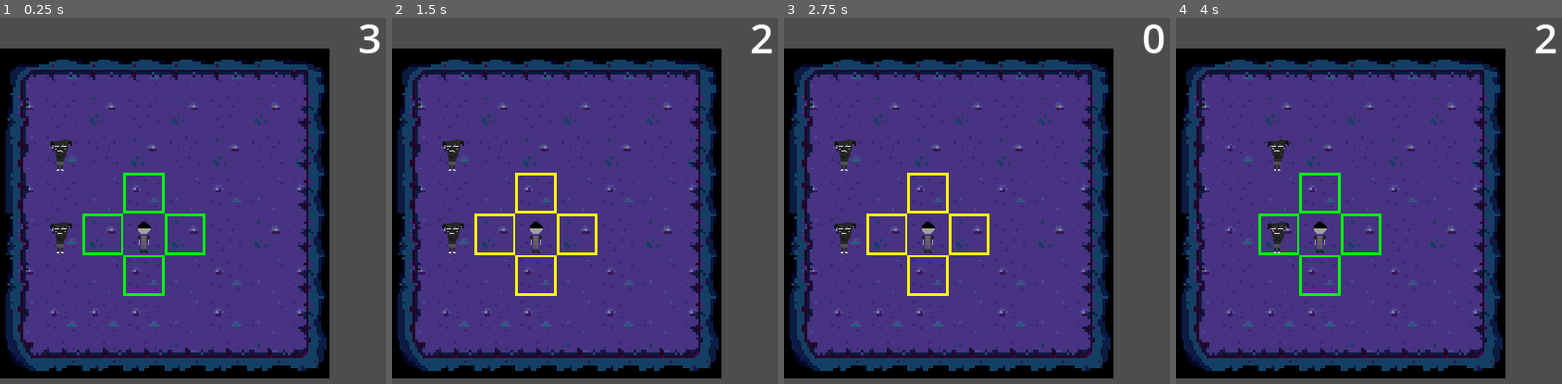
Above: before the commit, frames 1-4 (left to right).
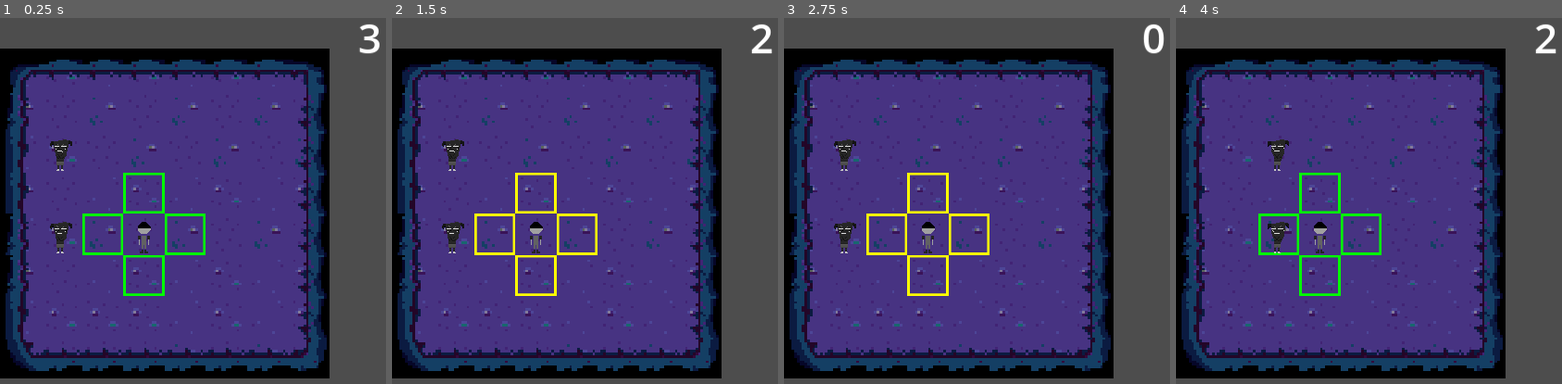
Above: after the commit, the same moments.

Repository: x8c8r/icojam2023
Game: Godot game, scene res://Scenes/InitScene.tscn
The game is run twice, just before and just after one commit, with the same random seed, the same clock (stepped at 60 frames per second) and the same inputs.
Inputs (mouse positions are in pixels of both pictures, inside the frame that each line leads up to):
- Up to frame 1 (0.25 s): no input
- Up to frame 2 (1.5 s): tap Enter at 0.5 s; move the mouse to (outside the picture) at 0.52 s; click (outside the picture) at 0.6 s; click (outside the picture) at 1.25 s; move the mouse to (615, 237) at 1.27 s; tap A (action_toggle_move_attack) at 1.35 s
- Up to frame 3 (2.75 s): click (1007, 237) at 1.55 s; click (1007, 237) at 2 s; move the mouse to (outside the picture) at 2.02 s; click (outside the picture) at 2.1 s
- Up to frame 4 (4 s): move the mouse to (1507, 299) at 2.77 s; click (1507, 299) at 2.85 s; click (1507, 299) at 3.5 s; move the mouse to (outside the picture) at 3.52 s; tap A (action_toggle_move_attack) at 3.6 s; click (outside the picture) at 3.8 s

The runs differ from the first frame. In frame 1, 0.2% of the frame differs, in the area x 21-53%, y 42-76%; in frame 2, 0.2%; in frame 3, 0.2%; in frame 4, 0.2%.

Commit message:
better everything

Diff:
--- a/Autoload/grid_helper.gd
+++ b/Autoload/grid_helper.gd
@@ -15,3 +15,6 @@
 			return false
 		else:
 			return true
+
+func get_movement_direction(tilemap:TileMap, target_pos:Vector2, current_pos:Vector2) -> Vector2i:
+	return target_pos - current_pos
--- a/DB/Items/base_sword.gd
+++ b/DB/Items/base_sword.gd
@@ -31,9 +31,4 @@
 			#print(len(EnemiesManager.enemies))
 			print("umm")
 			if GridHelper.get_cell_pos_in_tilemap(player.tilemap, enemy.position) == target:
-#				print("found a fucker")
-#				print(en)
-
 				enemy.take_damage(GameManager.get_player().attack_damage)
-				#GameManager.emit_signal("turn_ended")
-				GameManager.get_player().change_state(GameManager.get_player().entityState.MOVE)
--- a/Objects/Enemy/BaseEnemy.gd
+++ b/Objects/Enemy/BaseEnemy.gd
@@ -73,10 +73,9 @@
 	hp = level
 
 func take_damage(amount):
-	#print("ow")
-	hp -= 1
+	print("ow")
+	hp -= amount
 	if hp <= 0:
-		var newEnemyList = []
 #		EnemiesManager.enemies = EnemiesManager.enemies_targets[EnemiesManager.enemies_targets.find(self)]
 		$warning.hide()
 		EnemiesManager.enemies = EnemiesManager.enemies.filter(func(val): return val != self)
--- a/Objects/Player/player.gd
+++ b/Objects/Player/player.gd
@@ -7,28 +7,46 @@
 # MOVEMENT
 var move_tile_target:Vector2
 var prev_move_tile_target:Vector2 = move_tile_target
-@export var attack_damage = 1
+@export var attack_damage = 5
 
 ## OUTLINE
-@onready var outlines:Array = [$Icon, $Icon2, $Icon3, $Icon4]
+@onready var outlines:Array[Outline] = [$R_Out, $L_Out, $U_Out, $D_Out]
+var cur_outline:Outline
+var last_outline:Outline
+
 func color_outline() -> void:
 	match get_current_state():
 		entityState.MOVE:
 			for n in len(outlines):
-				var out:Sprite2D = outlines[n]
-				out.modulate = Color.GREEN
+				var out:Outline = outlines[n]
+				out.set_color(Color.GREEN)
 		entityState.ATTACK:
 			for n in len(outlines):
-				var out:Sprite2D = outlines[n]
-				out.modulate = Color.YELLOW
+				var out:Outline = outlines[n]
+				out.set_color(Color.YELLOW)
 
 func move_outline(target_pos:Vector2) -> void:
+	for outline in outlines:
+		outline.update(target_pos, position)
 
-	$Icon.visible = GridHelper.is_valid_movement($"../Collision", GridHelper.get_cell_pos_in_tilemap($"../Collision", position)+Vector2i.RIGHT, GridHelper.get_cell_pos_in_tilemap($"../Collision", position))
-	$Icon2.visible = GridHelper.is_valid_movement($"../Collision", GridHelper.get_cell_pos_in_tilemap($"../Collision", position)+Vector2i.LEFT, GridHelper.get_cell_pos_in_tilemap($"../Collision", position))
-	$Icon3.visible = GridHelper.is_valid_movement($"../Collision", GridHelper.get_cell_pos_in_tilemap($"../Collision", position)+Vector2i.DOWN, GridHelper.get_cell_pos_in_tilemap($"../Collision", position))
-	$Icon4.visible = GridHelper.is_valid_movement($"../Collision", GridHelper.get_cell_pos_in_tilemap($"../Collision", position)+Vector2i.UP, GridHelper.get_cell_pos_in_tilemap($"../Collision", position))
+func get_outline(dir:Vector2i) -> Outline:
+	match dir:
+		Vector2i.DOWN:
+			return $U_Out
+		Vector2i.UP:
+			return $D_Out
+		Vector2i.RIGHT:
+			return $L_Out
+		Vector2i.LEFT:
+			return $R_Out
+		_:
+			return null
 
+func reset_outline() -> void:
+	if cur_outline:
+		cur_outline.selected = false
+	cur_outline = null
+	last_outline = null
 # LOOP
 func check_inputs() -> Dictionary:
 	return {
@@ -44,29 +62,24 @@
 	inputs = check_inputs()
 	handle_inputs(inputs)
 
-
-
 	super(delta)
 
 	color_outline()
 	move_outline(get_viewport().get_mouse_position())
 
 # STATES
-
-
-
-
 func change_state(target_state:entityState) -> void:
 	current_state = target_state
+	reset_outline()
 
 func get_current_state() -> entityState:
 	return current_state
 
 func state_change() -> void:
 	if current_state == entityState.ATTACK:
-		current_state = entityState.MOVE
+		change_state(entityState.MOVE)
 	else:
-		current_state = entityState.ATTACK
+		change_state(entityState.ATTACK)
 
 
 func attack_state() -> void:
@@ -78,7 +91,12 @@
 			var wep = Inventory.get_weapon()
 			var dir = GridHelper.get_cell_pos_in_tilemap(tilemap, position)-pos
 			wep.use_item(dir)
-
+			cur_outline = get_outline(dir)
+			if cur_outline:
+				cur_outline.selected = true
+				if cur_outline != last_outline && last_outline:
+					last_outline.selected = false
+				last_outline = cur_outline
 	pass
 
 func move_state() -> void:
@@ -87,6 +105,12 @@
 		var pos = GridHelper.get_cell_pos_in_tilemap(tilemap, get_viewport().get_mouse_position())
 
 		if GridHelper.is_valid_movement(tilemap,GridHelper.get_cell_pos_in_tilemap(tilemap, position),pos):
+			cur_outline = get_outline(GridHelper.get_movement_direction(tilemap, GridHelper.get_cell_pos_in_tilemap(tilemap, position), pos))
+			if cur_outline:
+				cur_outline.selected = true
+				if cur_outline != last_outline && last_outline:
+					last_outline.selected = false
+				last_outline = cur_outline
 			move_tile_target = pos
 	pass
 
@@ -108,6 +132,7 @@
 	pass
 
 func reset_state_stuff() -> void:
+	reset_outline()
 	pass
 
 func damage(amount):
--- a/Objects/Player/player.tscn
+++ b/Objects/Player/player.tscn
@@ -1,8 +1,9 @@
-[gd_scene load_steps=4 format=3 uid="uid://c0g5g5d5km30u"]
+[gd_scene load_steps=5 format=3 uid="uid://c0g5g5d5km30u"]
 
 [ext_resource type="Script" path="res://Objects/Player/player.gd" id="1_2yoxu"]
 [ext_resource type="Texture2D" uid="uid://beggbbag05fqs" path="res://billyidea1.png" id="2_ctywt"]
 [ext_resource type="Texture2D" uid="uid://bpdw2jayuq7av" path="res://grid_outline.png" id="3_8ispr"]
+[ext_resource type="PackedScene" uid="uid://d3e1iw71wr0yg" path="res://Objects/outline.tscn" id="4_c6xlp"]
 
 [node name="player" type="Node2D" groups=["Player"]]
 script = ExtResource("1_2yoxu")
@@ -11,22 +12,41 @@
 texture_filter = 1
 texture = ExtResource("2_ctywt")
 
-[node name="Icon" type="Sprite2D" parent="."]
+[node name="ROut" type="Sprite2D" parent="."]
+visible = false
 texture_filter = 1
 position = Vector2(64, 0)
 texture = ExtResource("3_8ispr")
 
-[node name="Icon2" type="Sprite2D" parent="."]
+[node name="LOut" type="Sprite2D" parent="."]
+visible = false
 texture_filter = 1
 position = Vector2(-64, 0)
 texture = ExtResource("3_8ispr")
 
-[node name="Icon3" type="Sprite2D" parent="."]
+[node name="DOut" type="Sprite2D" parent="."]
+visible = false
 texture_filter = 1
 position = Vector2(0, 64)
 texture = ExtResource("3_8ispr")
 
-[node name="Icon4" type="Sprite2D" parent="."]
+[node name="UOut" type="Sprite2D" parent="."]
+visible = false
 texture_filter = 1
 position = Vector2(0, -64)
 texture = ExtResource("3_8ispr")
+
+[node name="R_Out" parent="." instance=ExtResource("4_c6xlp")]
+position = Vector2(64, 0)
+direction = Vector2i(1, 0)
+
+[node name="L_Out" parent="." instance=ExtResource("4_c6xlp")]
+position = Vector2(-64, 0)
+direction = Vector2i(-1, 0)
+
+[node name="U_Out" parent="." instance=ExtResource("4_c6xlp")]
+position = Vector2(0, -64)
+
+[node name="D_Out" parent="." instance=ExtResource("4_c6xlp")]
+position = Vector2(0, 64)
+direction = Vector2i(0, 1)
--- /dev/null
+++ b/Objects/outline.gd
@@ -0,0 +1,30 @@
+class_name Outline extends Node2D
+
+@export var selected:bool = false
+var prev_selected:bool = selected
+@export var direction:Vector2i = Vector2i.UP
+@onready var tilemap:TileMap = get_tree().current_scene.get_node("Collision")
+
+func update(target_pos:Vector2, position:Vector2) -> void:
+
+	visible = GridHelper.is_valid_movement(tilemap, GridHelper.get_cell_pos_in_tilemap(tilemap, position)+direction, GridHelper.get_cell_pos_in_tilemap(tilemap, position))
+
+	if prev_selected != selected:
+		update_selection()
+	prev_selected = selected
+
+func update_selection() -> void:
+	print("yope")
+	if selected:
+		$AnimationPlayer.play("selected")
+	else:
+		$AnimationPlayer.play("idle")
+
+func select() -> void:
+	$AnimationPlayer.play("selected")
+
+func deselect() -> void:
+	$AnimationPlayer.play("idle")
+
+func set_color(target_color:Color):
+	$Sprite2D.modulate = target_color
--- a/Objects/outline.tscn
+++ b/Objects/outline.tscn
@@ -1,10 +1,54 @@
-[gd_scene load_steps=2 format=3 uid="uid://d3e1iw71wr0yg"]
+[gd_scene load_steps=6 format=3 uid="uid://d3e1iw71wr0yg"]
 
-[ext_resource type="Texture2D" uid="uid://b3w8xfpwpr47e" path="res://icon.svg" id="1_m3rkr"]
+[ext_resource type="Script" path="res://Objects/outline.gd" id="1_f6axh"]
+[ext_resource type="Texture2D" uid="uid://bpdw2jayuq7av" path="res://grid_outline.png" id="1_g5vq8"]
 
-[node name="outline" type="Node2D"]
+[sub_resource type="Animation" id="Animation_tyqe3"]
+resource_name = "idle"
+loop_mode = 1
+tracks/0/type = "value"
+tracks/0/imported = false
+tracks/0/enabled = true
+tracks/0/path = NodePath("Sprite2D:scale")
+tracks/0/interp = 1
+tracks/0/loop_wrap = true
+tracks/0/keys = {
+"times": PackedFloat32Array(0),
+"transitions": PackedFloat32Array(1),
+"update": 0,
+"values": [Vector2(1, 1)]
+}
+
+[sub_resource type="Animation" id="Animation_oq62c"]
+resource_name = "selected"
+length = 0.5
+loop_mode = 1
+tracks/0/type = "value"
+tracks/0/imported = false
+tracks/0/enabled = true
+tracks/0/path = NodePath("Sprite2D:scale")
+tracks/0/interp = 1
+tracks/0/loop_wrap = true
+tracks/0/keys = {
+"times": PackedFloat32Array(0.25, 0.5),
+"transitions": PackedFloat32Array(1, 1),
+"update": 0,
+"values": [Vector2(1.1, 1.1), Vector2(1, 1)]
+}
+
+[sub_resource type="AnimationLibrary" id="AnimationLibrary_iof0v"]
+_data = {
+"idle": SubResource("Animation_tyqe3"),
+"selected": SubResource("Animation_oq62c")
+}
+
+[node name="Outline" type="Node2D"]
+script = ExtResource("1_f6axh")
+
+[node name="AnimationPlayer" type="AnimationPlayer" parent="."]
+libraries = {
+"": SubResource("AnimationLibrary_iof0v")
+}
 
 [node name="Sprite2D" type="Sprite2D" parent="."]
-scale = Vector2(0.75, 0.75)
-texture = ExtResource("1_m3rkr")
-offset = Vector2(32, 32)
+texture = ExtResource("1_g5vq8")
--- a/Scenes/InitScene.tscn
+++ b/Scenes/InitScene.tscn
@@ -1,6 +1,5 @@
-[gd_scene load_steps=8 format=3 uid="uid://c7i2je550pg0r"]
+[gd_scene load_steps=7 format=3 uid="uid://c7i2je550pg0r"]
 
-[ext_resource type="Script" path="res://Systems/Inventory/Inventory.gd" id="1_uwmls"]
 [ext_resource type="PackedScene" uid="uid://c0g5g5d5km30u" path="res://Objects/Player/player.tscn" id="2_pvvyv"]
 [ext_resource type="Texture2D" uid="uid://bjqwolyrs4mcu" path="res://Sprites/basictilesetresize.png" id="3_sk0pw"]
 [ext_resource type="PackedScene" uid="uid://rb23gg0owvx4" path="res://Objects/UI/UI.tscn" id="4_sh2uc"]
@@ -64,9 +63,6 @@
 
 [node name="InitScene" type="Node2D"]
 
-[node name="Inventory" type="Node2D" parent="."]
-script = ExtResource("1_uwmls")
-
 [node name="BG" type="TileMap" parent="."]
 texture_filter = 1
 position = Vector2(0, -1)
--- a/Systems/Inventory/Inventory.gd
+++ b/Systems/Inventory/Inventory.gd
@@ -1,3 +1,23 @@
 extends Node2D
 
 @export var slots:Array[InventorySlot] = []
+
+func get_weapon() -> Item:
+	for slot in slots:
+		if slot.item is BaseSword:
+			return slot.item
+	return null
+
+@export var selected_slot:int = 0
+
+func _process(delta):
+	if Input.is_action_just_pressed("inventory_scroll"):
+		if (selected_slot > len(slots)-1):
+			selected_slot = 0
+		else:
+			selected_slot += 1
+		if (selected_slot < 0):
+			selected_slot = len(slots)-1
+
+func use_item() -> void:
+	slots[selected_slot].item.use_item(Vector2.ZERO)
--- a/Systems/Inventory/inventory.gd
+++ b/Systems/Inventory/inventory.gd
@@ -1,3 +1,23 @@
 extends Node2D
 
 @export var slots:Array[InventorySlot] = []
+
+func get_weapon() -> Item:
+	for slot in slots:
+		if slot.item is BaseSword:
+			return slot.item
+	return null
+
+@export var selected_slot:int = 0
+
+func _process(delta):
+	if Input.is_action_just_pressed("inventory_scroll"):
+		if (selected_slot > len(slots)-1):
+			selected_slot = 0
+		else:
+			selected_slot += 1
+		if (selected_slot < 0):
+			selected_slot = len(slots)-1
+
+func use_item() -> void:
+	slots[selected_slot].item.use_item(Vector2.ZERO)
--- a/Systems/Inventory/inventory.tscn
+++ b/Systems/Inventory/inventory.tscn
@@ -1,44 +1,19 @@
 [gd_scene load_steps=6 format=3 uid="uid://b2ji1pnq5cjtc"]
 
-[ext_resource type="Script" path="res://DB/Items/base_sword.gd" id="1_2p4sd"]
-[ext_resource type="Script" path="res://Systems/Inventory/InventorySlot.gd" id="2_dbun8"]
+[ext_resource type="Script" path="res://Systems/Inventory/Inventory.gd" id="1_atn56"]
+[ext_resource type="Script" path="res://DB/Items/base_sword.gd" id="2_egswn"]
+[ext_resource type="Script" path="res://Systems/Inventory/InventorySlot.gd" id="3_4oib4"]
 
-[sub_resource type="GDScript" id="GDScript_6nl4w"]
-script/source = "extends Node2D
-
-@export var slots:Array[InventorySlot] = []
-
-func get_weapon() -> Item:
-	for slot in slots:
-		if slot.item is BaseSword:
-			return slot.item
-	return null
-
-@export var selected_slot:int = 0
-
-func _process(delta):
-	if Input.is_action_just_pressed(\"inventory_scroll\"):
-		if (selected_slot > len(slots)-1):
-			selected_slot = 0
-		else:
-			selected_slot += 1
-		if (selected_slot < 0):
-			selected_slot = len(slots)-1
-
-func use_item() -> void:
-	slots[selected_slot].item.use_item(Vector2.ZERO)
-"
-
-[sub_resource type="Resource" id="Resource_yswqw"]
-script = ExtResource("1_2p4sd")
-title = "THE FUCKIKNG SWORD"
+[sub_resource type="Resource" id="Resource_y7upl"]
+script = ExtResource("2_egswn")
+title = ""
 description = ""
 max_amount = 1
 
-[sub_resource type="Resource" id="Resource_lnfxs"]
-script = ExtResource("2_dbun8")
-item = SubResource("Resource_yswqw")
+[sub_resource type="Resource" id="Resource_xmjbk"]
+script = ExtResource("3_4oib4")
+item = SubResource("Resource_y7upl")
 
 [node name="Inventory" type="Node2D"]
-script = SubResource("GDScript_6nl4w")
-slots = Array[ExtResource("2_dbun8")]([SubResource("Resource_lnfxs")])
+script = ExtResource("1_atn56")
+slots = Array[ExtResource("3_4oib4")]([SubResource("Resource_xmjbk")])
Not shown, changed: export_presets.cfg
Not shown, added: Systems/Inventory/Inv9CB9.tmp
